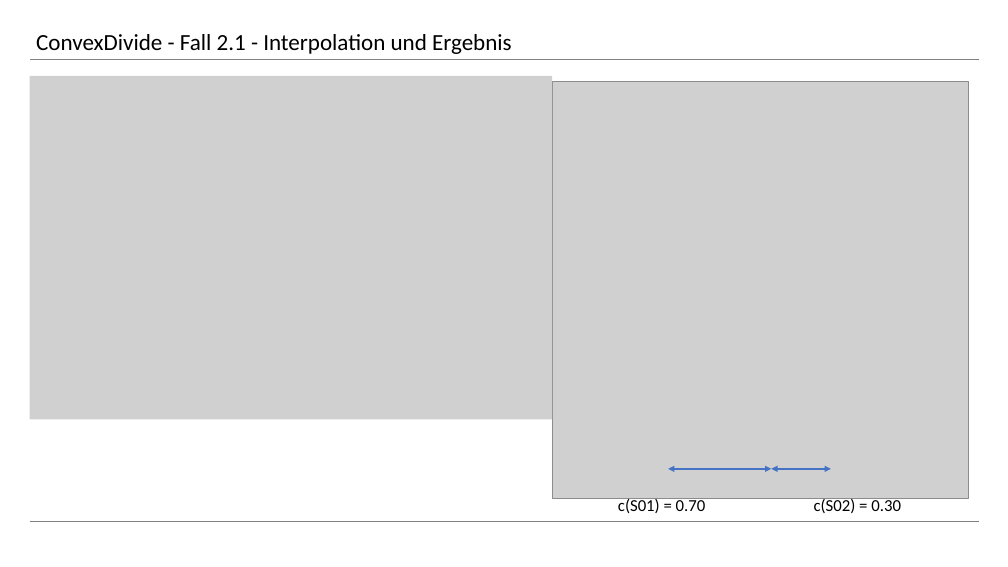
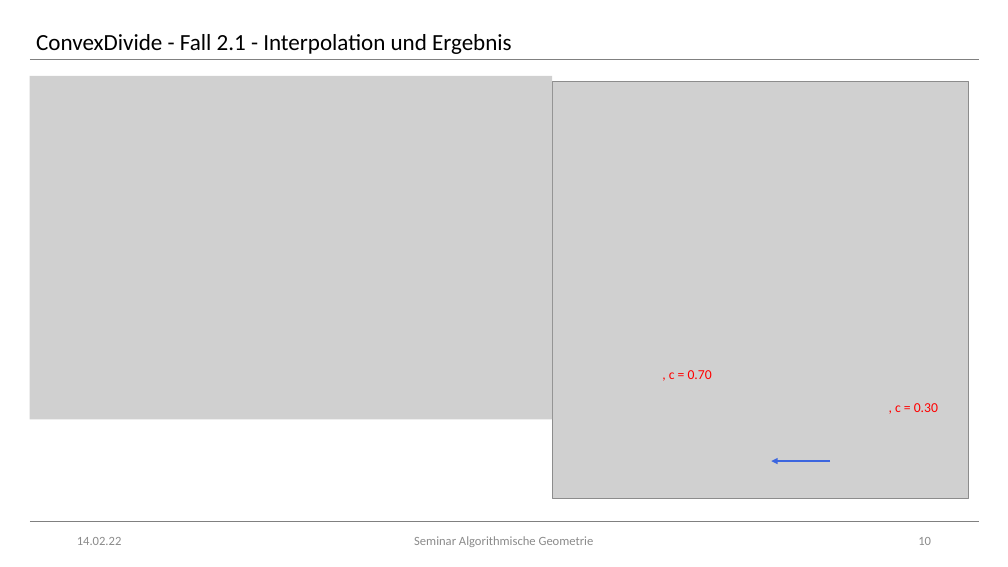
Before and after one commit to rhoentier/Algorithmische-Geometrie, a slide deck: slide 10 of Präsentation/Präsentation.pptx. Drawn at 1008x567 pixels with LibreOffice and Linux fonts; fonts in the diff are those of the drawing; grey boxes stand for pictures. Boxes give left, top, right and bottom in pixels: in the first picture for what was removed or moved away, otherwise in the second. Text is boxed around its words. In the diff, an @@ line names an element or a change of style, - is before the commit and + after.

```diff
--- a/Präsentation/Präsentation.pptx
+++ b/Präsentation/Präsentation.pptx
@@ text at [669,370,712,379]: text changed; size 16 to 13 pt; text colour #000000 to #FF0000 @@
-c(S01) = 0.70
+, c = 0.70
@@ text at [895,403,938,412]: text changed; size 16 to 13 pt; text colour #000000 to #FF0000 @@
-c(S02) = 0.30
+, c = 0.30
@@ double arrow removed from (668, 469) to (771, 469) @@
@@ double arrow moved from (771, 469) - (831, 469) to (830, 461) - (771, 461) @@
@@ double arrow (830, 461) - (771, 461): double arrow to arrow; stroke #4472C4 1.5 pt to #3C66DF 1.5 pt @@
@@ text added at [77,537,122,545], 12 pt, text #8C8C8C @@
+14.02.22
@@ text added at [414,536,594,547], 12 pt, text #8C8C8C @@
+Seminar Algorithmische Geometrie
@@ page number added at [918,537,931,545], 12 pt, text #8C8C8C @@
+10
```
Also in this commit, not shown: 12 other slides changed, 3 slides added, 2 slides removed.
